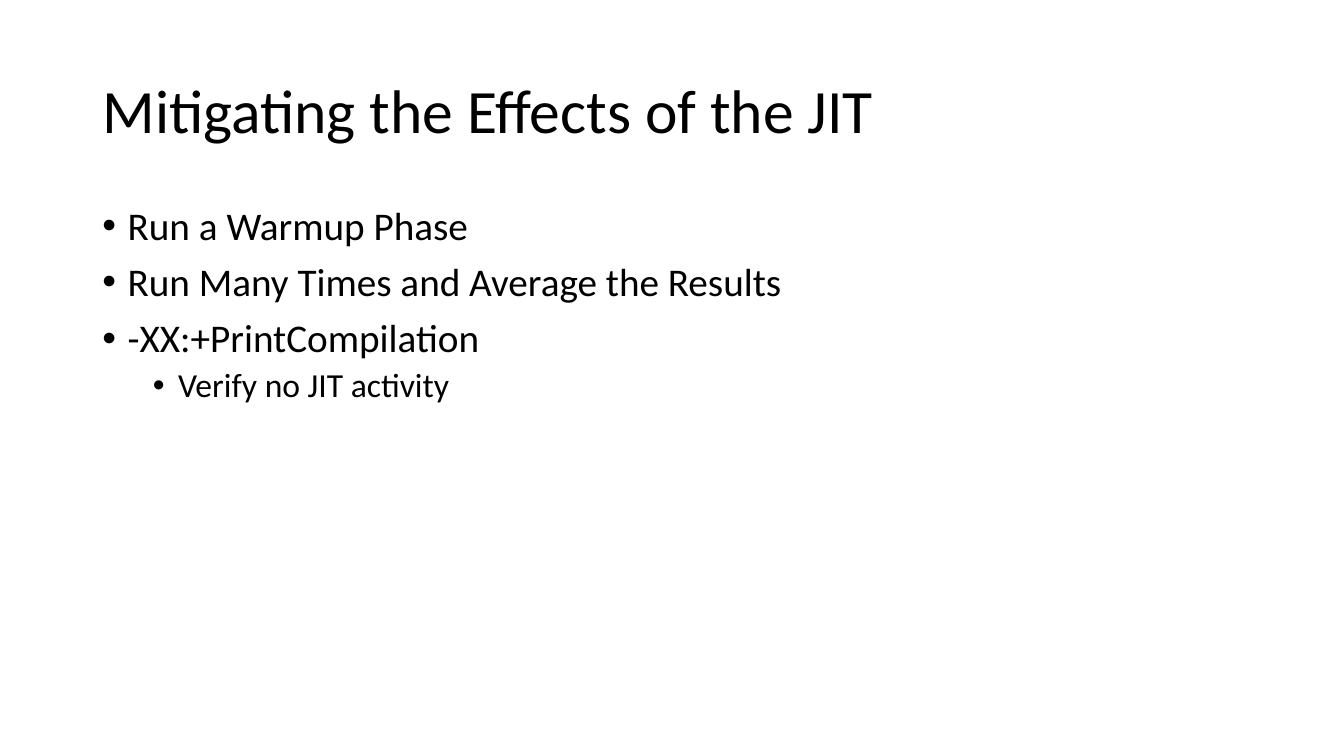
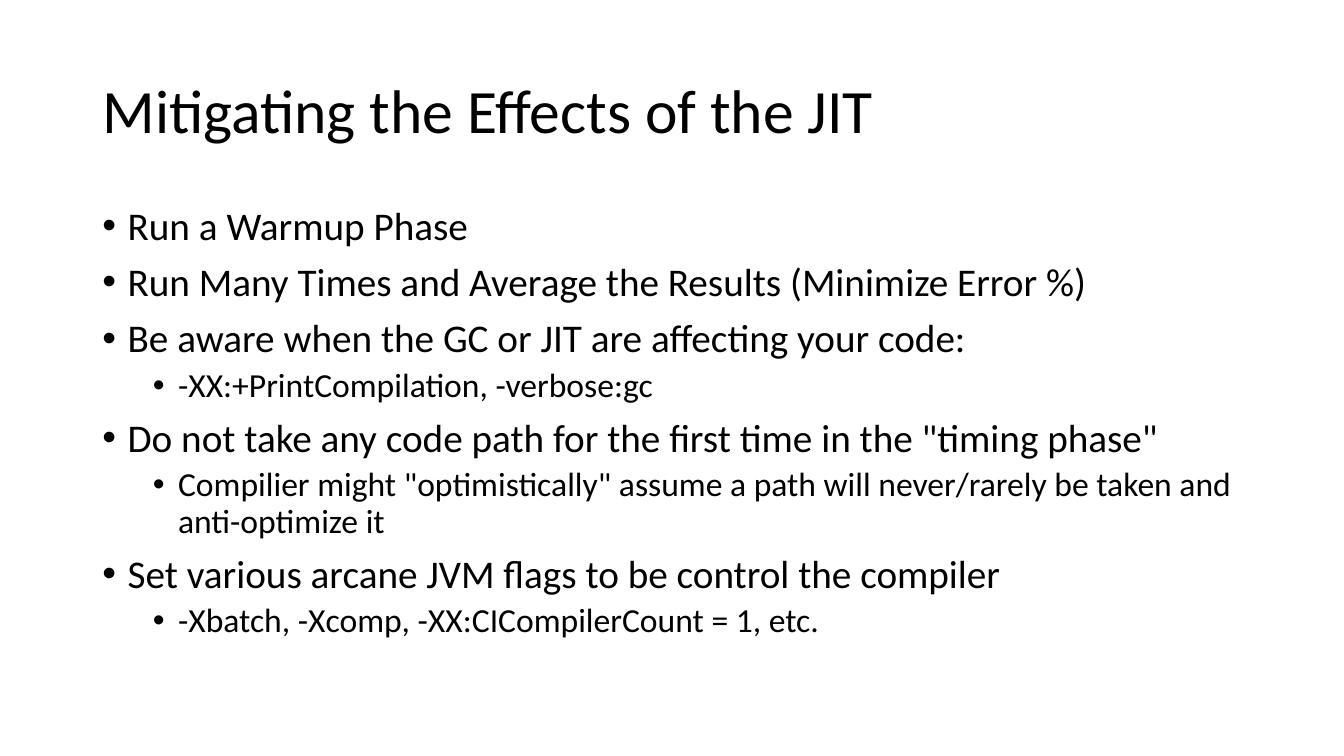
Before and after one commit to tresat/JMH-Presentation, a slide deck: slide 7 of doc/slides.pptx. Drawn at 1344x756 pixels with LibreOffice and Linux fonts; fonts in the diff are those of the drawing. Boxes give left, top, right and bottom in pixels: in the first picture for what was removed or moved away, otherwise in the second. Text is boxed around its words. In the diff, an @@ line names an element or a change of style, - is before the commit and + after.

```diff
--- a/doc/slides.pptx
+++ b/doc/slides.pptx
@@ text at [128, 267, 1230, 638]: text changed @@
-• Run Many Times and Average the Results
-• -XX:+PrintCompilation
-  • Verify no JIT activity
+• Run Many Times and Average the Results (Minimize Error %)
+• Be aware when the GC or JIT are affecting your code:
+  • -XX:+PrintCompilation, -verbose:gc
+• Do not take any code path for the first time in the "timing phase"
+  • Compilier might "optimistically" assume a path will never/rarely be taken and anti-optimize it
+• Set various arcane JVM flags to be control the compiler
+  • -Xbatch, -Xcomp, -XX:CICompilerCount = 1, etc.
```
Also in this commit, not shown: 10 other slides changed, 7 slides added, 8 slides removed, 13 other files.
